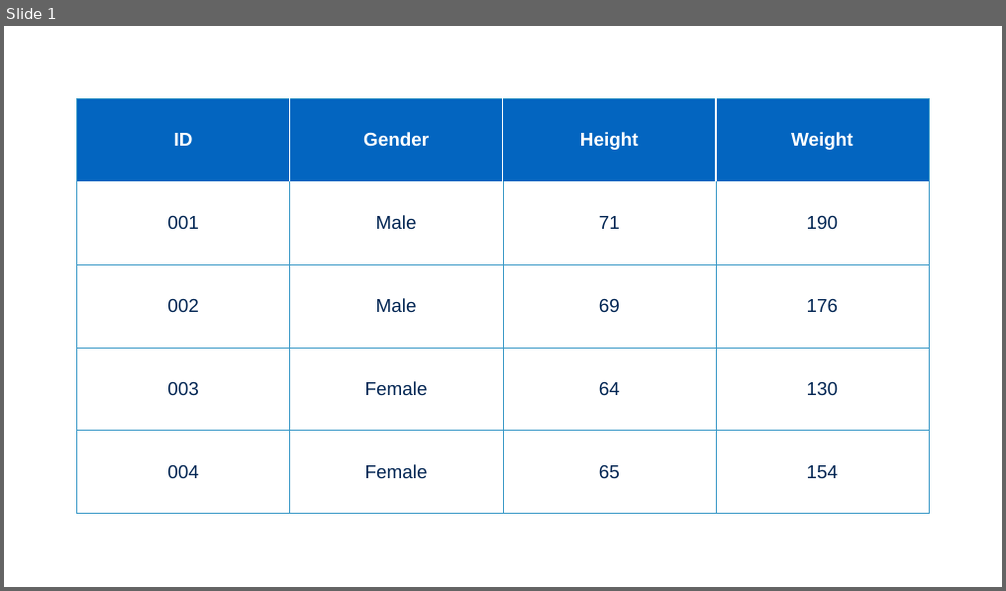
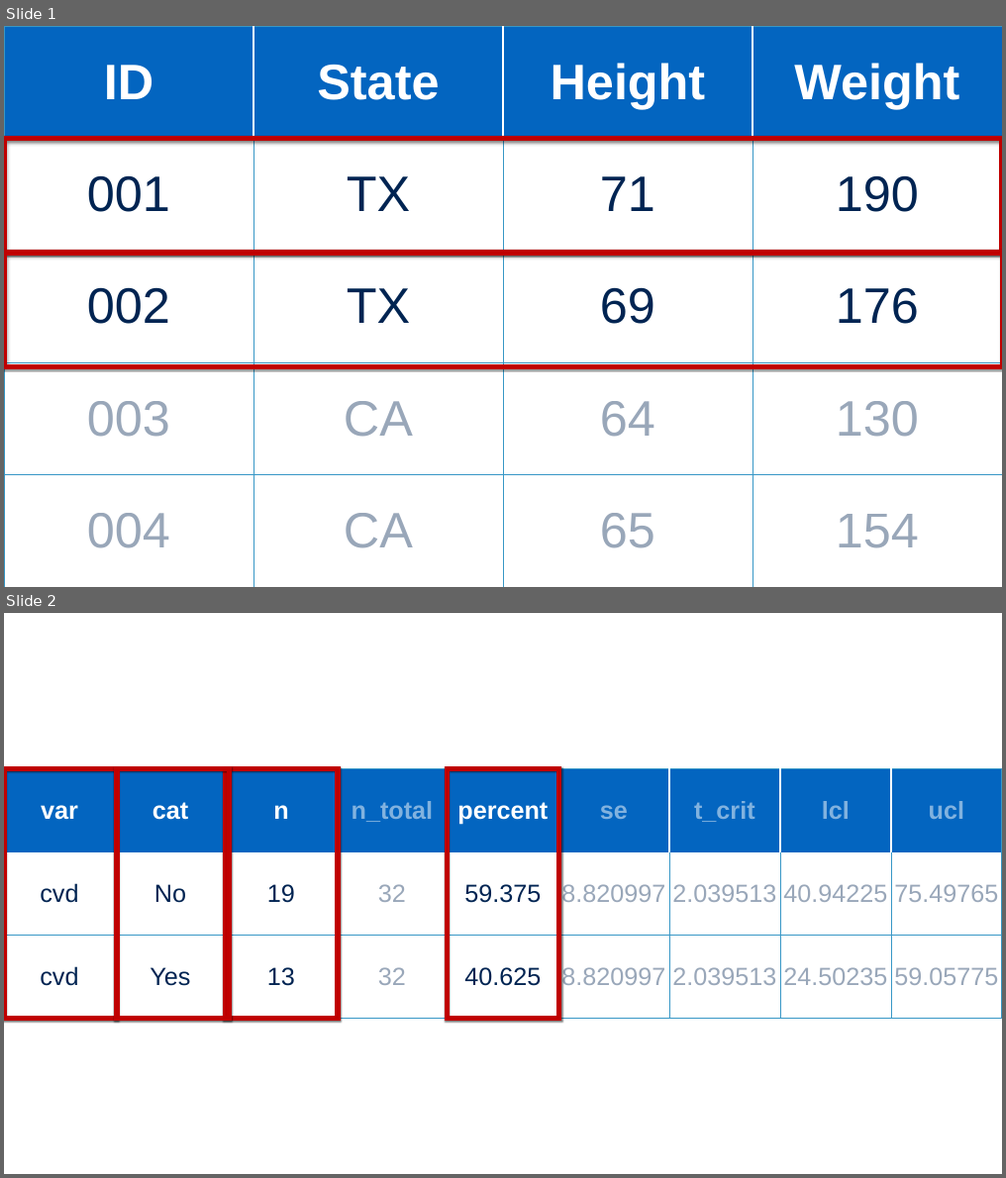
Before and after one commit to brad-cannell/r4epi, a slide deck: img/05_part_data_management/subsetting.pptx. Shown one above the other, each under a label of ours: slide 1 before the commit, slides 1 and 2 after it. The pictures are 1006x591 and 1006x1178 pixels, drawn with LibreOffice and Linux fonts; fonts in the diff are those of the drawing. Boxes give left, top, right and bottom in pixels: in the first picture for what was removed or moved away, otherwise in the second. Text is boxed around its words. In the diff, an @@ line names an element or a change of style, - is before the commit and + after.

Commit message:
Working on data management part
- First draft of introduction to data management
- Fist draft of creating and modifying columns
-First draft of subsetting data frames

```diff
--- a/img/05_part_data_management/subsetting.pptx
+++ b/img/05_part_data_management/subsetting.pptx
@@ slide 2 added at bbox=[4, 613, 1002, 1174], background #FFFFFF @@
@@ table added at bbox=[4, 769, 1001, 1018], 3 rows, 9 columns @@
+var | cat | n | n_total | percent | se | t_crit | lcl | ucl
+cvd | No | 19 | 32 | 59.375 | 8.820997 | 2.039513 | 40.94225 | 75.49765
+cvd | Yes | 13 | 32 | 40.625 | 8.820997 | 2.039513 | 24.50235 | 59.05775
@@ rectangle added at bbox=[4, 769, 117, 1018], outline #C00000 10 pt @@
@@ rectangle added at bbox=[117, 769, 230, 1018], outline #C00000 10 pt @@
@@ rectangle added at bbox=[226, 769, 338, 1018], outline #C00000 10 pt @@
@@ rectangle added at bbox=[447, 769, 559, 1018], outline #C00000 10 pt @@
@@ slide 1 changed as well @@
@@ table at bbox=[4, 26, 1002, 587] @@
-row 1, column 2: Gender
+row 1, column 2: State
-row 2, column 2: Male
+row 2, column 2: TX
-row 3, column 2: Male
+row 3, column 2: TX
-row 4, column 2: Female
+row 4, column 2: CA
-row 5, column 2: Female
+row 5, column 2: CA
@@ size 36 to 96 pt in "ID", "Height", "Weight", "001" and 11 more places @@
@@ text colour #002452 to #002452 at 40% opacity in "003", "64", "130", "004" and 2 more places @@
@@ table: place and size @@
-table at bbox=[76, 98, 929, 513]
+table at bbox=[4, 26, 1002, 587]
@@ rectangle added at bbox=[4, 138, 1002, 253], outline #C00000 10 pt @@
@@ rectangle added at bbox=[4, 253, 1002, 367], outline #C00000 10 pt @@
```
Also in this commit, not shown: 17 slides removed, 47 other files.
